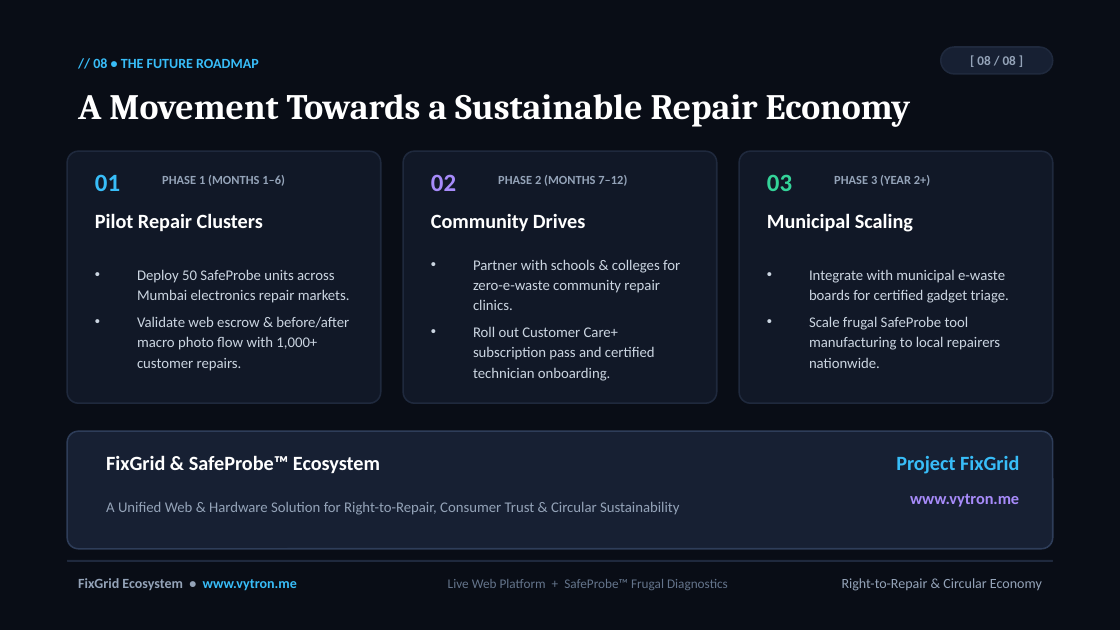
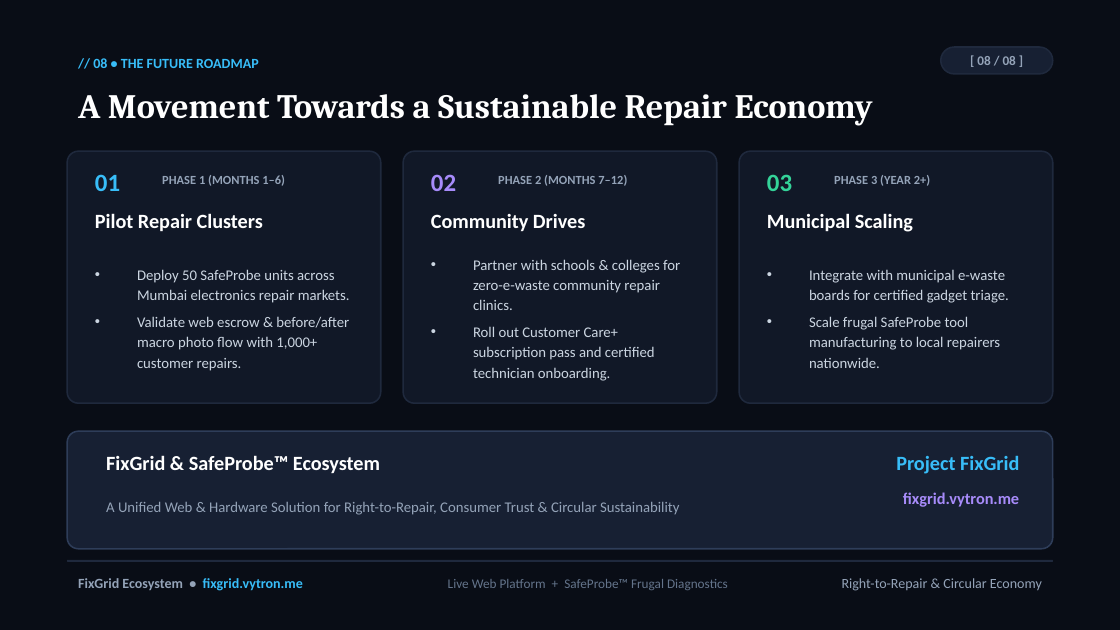
Before and after one commit to rishitjindal2011/FixGrid, a slide deck: slide 8 of FixGrid_Innovation_Presentation.pptx. Drawn at 1120x630 pixels with LibreOffice and Linux fonts; fonts in the diff are those of the drawing. Boxes give left, top, right and bottom in pixels: in the first picture for what was removed or moved away, otherwise in the second. Text is boxed around its words. In the diff, an @@ line names an element or a change of style, - is before the commit and + after.

```diff
--- a/FixGrid_Innovation_Presentation.pptx
+++ b/FixGrid_Innovation_Presentation.pptx
@@ text "A Movement Towards a Sustainable ..." at [78,94,873,126]: size 23 to 22 pt @@
@@ text at [903,492,1019,507]: text changed @@
-www.vytron.me
+fixgrid.vytron.me
@@ text at [78,578,303,591]: text changed @@
-FixGrid Ecosystem • www.vytron.me
+FixGrid Ecosystem • fixgrid.vytron.me
```
Also in this commit, not shown: 6 other slides changed, 1 slide added, 1 slide removed, 11 other files.
